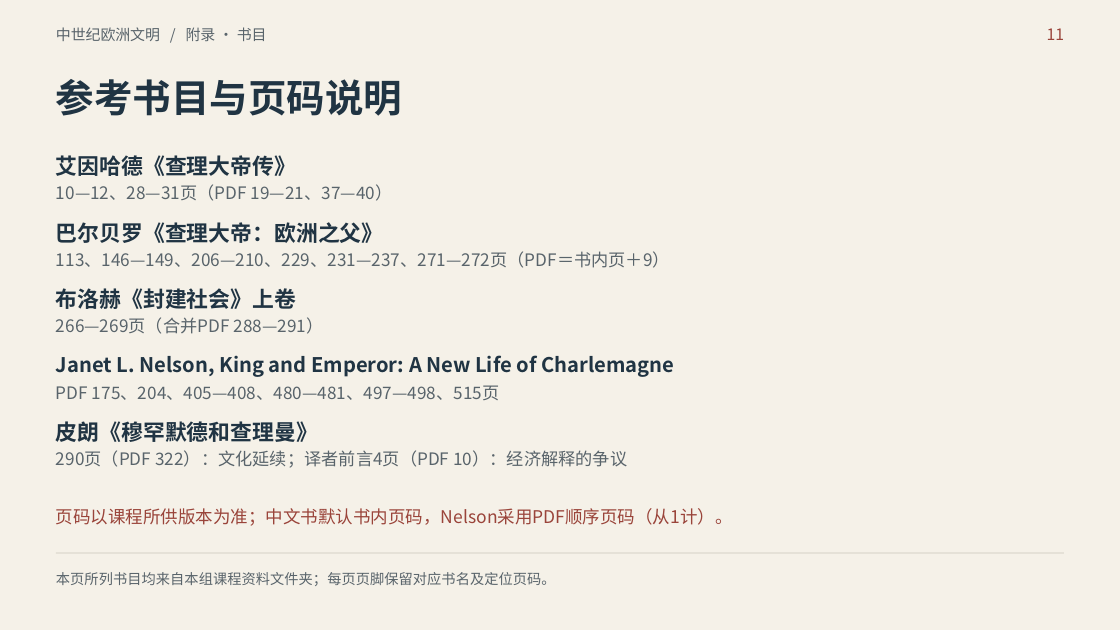
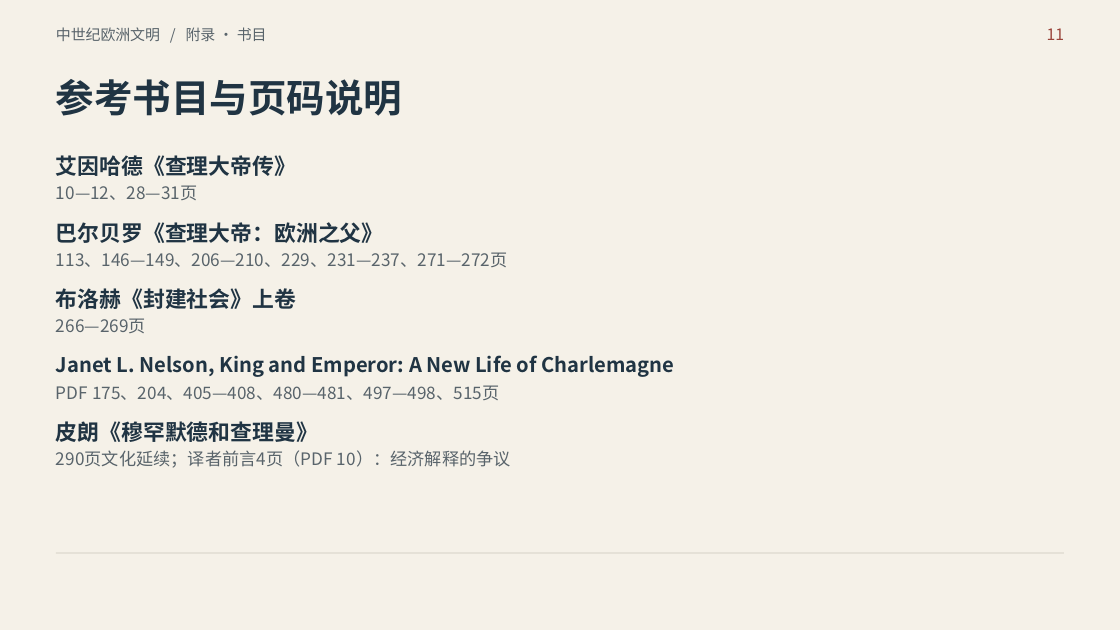
Before and after one commit to mimiqi/FDU-GECC10068-MedievalEuropeanCivilization, a slide deck: slide 11 of 讨论课/交付文件/查理曼_政治治理视角_12分钟汇报.pptx. Drawn at 1120x630 pixels with LibreOffice and Linux fonts; fonts in the diff are those of the drawing. Boxes give left, top, right and bottom in pixels: in the first picture for what was removed or moved away, otherwise in the second. Text is boxed around its words. In the diff, an @@ line names an element or a change of style, - is before the commit and + after.

```diff
--- a/讨论课/交付文件/查理曼_政治治理视角_12分钟汇报.pptx
+++ b/讨论课/交付文件/查理曼_政治治理视角_12分钟汇报.pptx
@@ text at (x1=56, y1=185, x2=198, y2=200): text changed @@
-10—12、28—31页（PDF 19—21、37—40）
+10—12、28—31页
@@ text at (x1=56, y1=252, x2=508, y2=267): text changed @@
-113、146—149、206—210、229、231—237、271—272页（PDF＝书内页＋9）
+113、146—149、206—210、229、231—237、271—272页
@@ text at (x1=56, y1=318, x2=146, y2=333): text changed @@
-266—269页（合并PDF 288—291）
+266—269页
@@ text at (x1=56, y1=450, x2=511, y2=468): text changed @@
-290页（PDF 322）：文化延续；译者前言4页（PDF 10）：经济解释的争议
+290页文化延续；译者前言4页（PDF 10）：经济解释的争议
@@ text removed at (x1=56, y1=508, x2=733, y2=526) @@
-页码以课程所供版本为准；中文书默认书内页码，Nelson采用PDF顺序页码（从1计）。
@@ text removed at (x1=56, y1=572, x2=556, y2=586) @@
-本页所列书目均来自本组课程资料文件夹；每页页脚保留对应书名及定位页码。
```
Also in this commit, not shown: 10 other slides changed, 1 slide removed, 23 other files.
